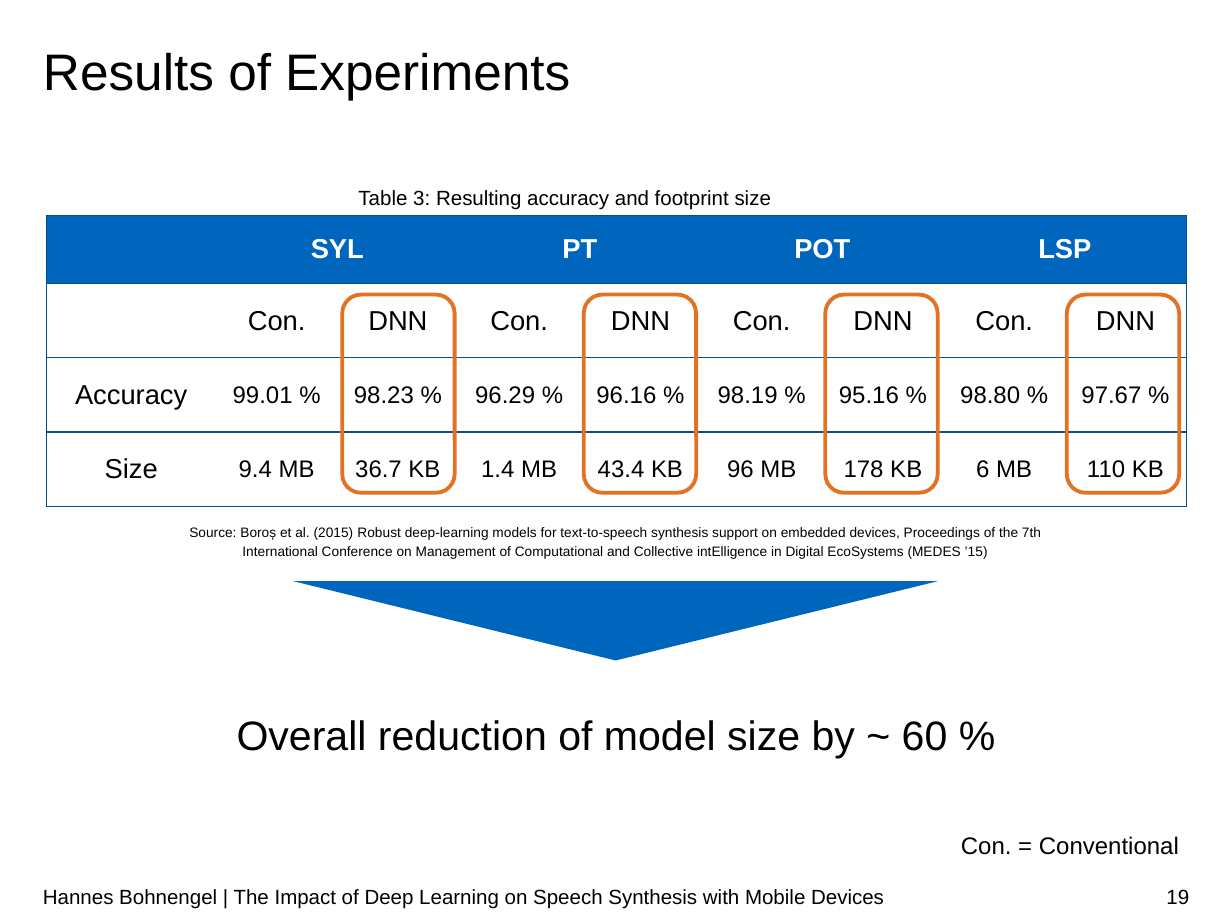
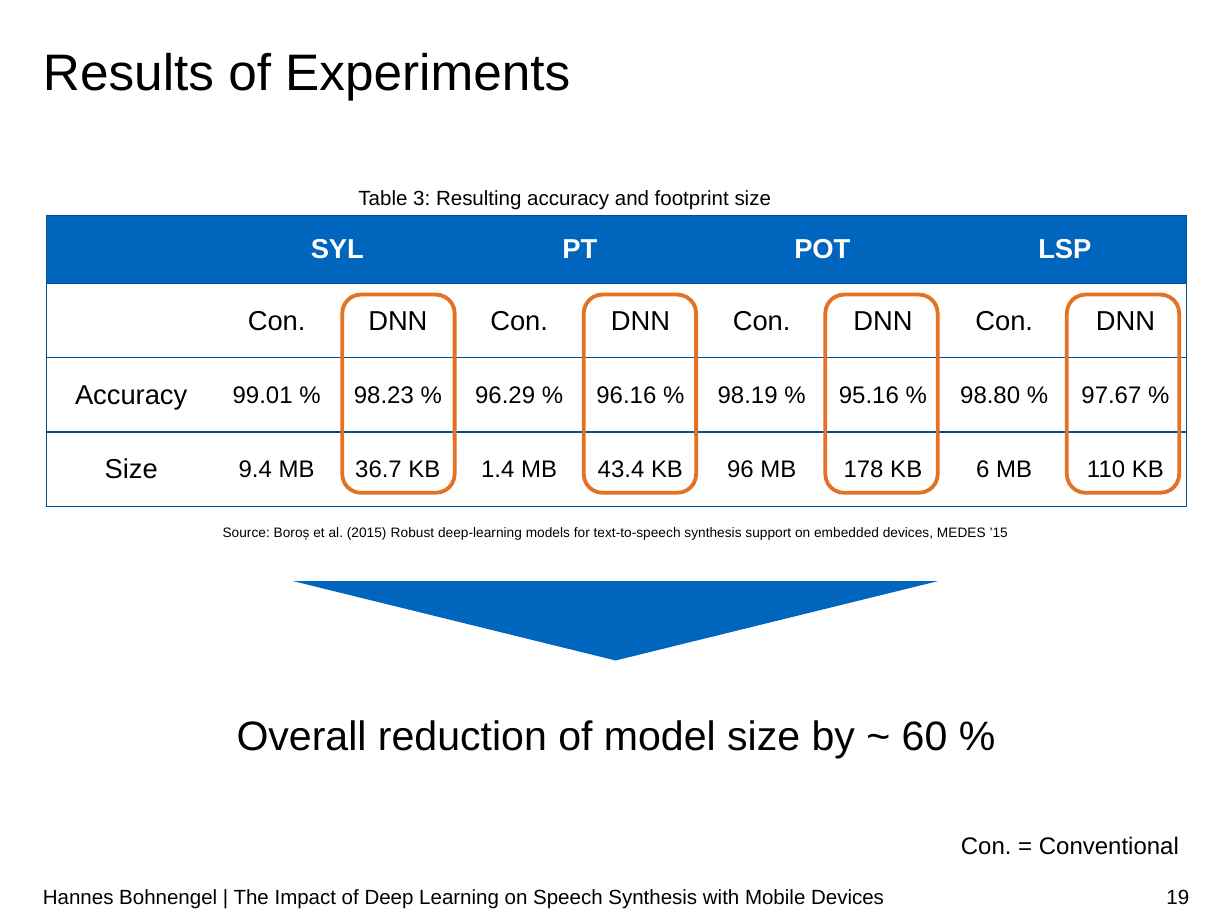
Before and after one commit to hannesb0/deeplearning, a slide deck: slide 19 of pres/Final_Presentation_V03.pptx. Drawn at 1232x924 pixels with LibreOffice and Linux fonts; fonts in the diff are those of the drawing; background and template pictures are left out. Boxes give left, top, right and bottom in pixels: in the first picture for what was removed or moved away, otherwise in the second. Text is boxed around its words. In the diff, an @@ line names an element or a change of style, - is before the commit and + after.

```diff
--- a/pres/Final_Presentation_V03.pptx
+++ b/pres/Final_Presentation_V03.pptx
@@ text at (223, 527, 1008, 540): text changed @@
-Source: Boroș et al. (2015) Robust deep-learning models for text-to-speech synthesis support on embedded devices, Proceedings of the 7th
-International Conference on Management of Computational and Collective intElligence in Digital EcoSystems (MEDES ’15)
+Source: Boroș et al. (2015) Robust deep-learning models for text-to-speech synthesis support on embedded devices, MEDES ’15
```
Also in this commit, not shown: 10 other slides changed, 1 slide added, 4 other files.
